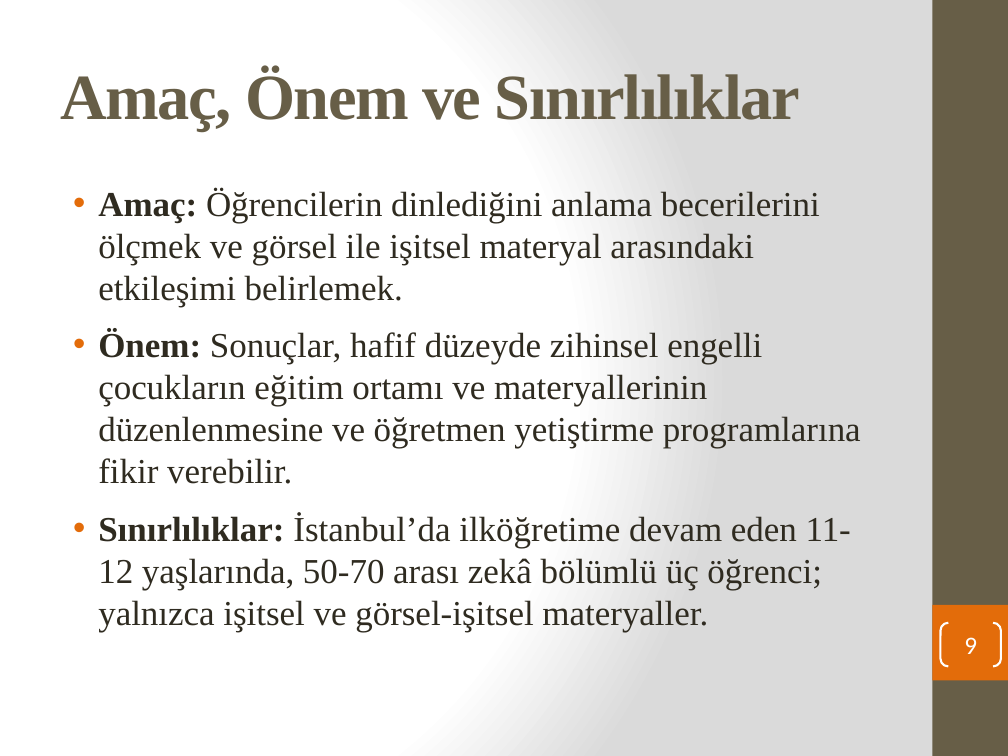
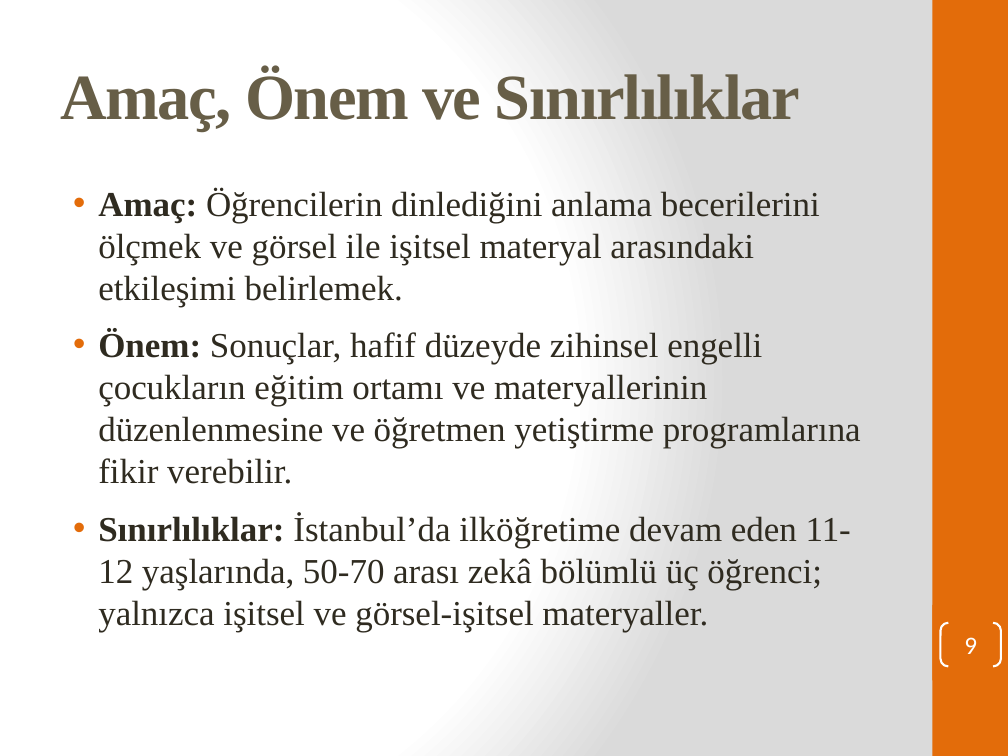
Before and after one commit to edipsahin20-tech/sahinerp, a slide deck: slide 9 of Makale1_Dinledigini_Anlama_Ozet.pptx. Drawn at 1008x756 pixels with LibreOffice and Linux fonts; fonts in the diff are those of the drawing. Boxes give left, top, right and bottom in pixels: in the first picture for what was removed or moved away, otherwise in the second. Text is boxed around its words. In the diff, an @@ line names an element or a change of style, - is before the commit and + after.

```diff
--- a/Makale1_Dinledigini_Anlama_Ozet.pptx
+++ b/Makale1_Dinledigini_Anlama_Ozet.pptx
@@ rectangle at <box>932,0,1008,756</box>: fill #675E47 to #E36C0A @@
```
Also in this commit, not shown: 22 other slides changed.
